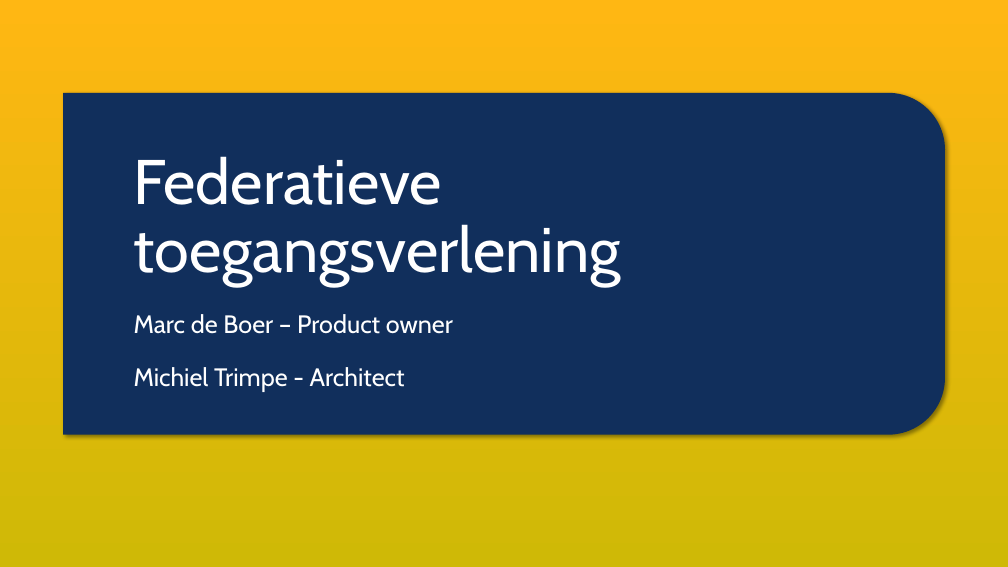
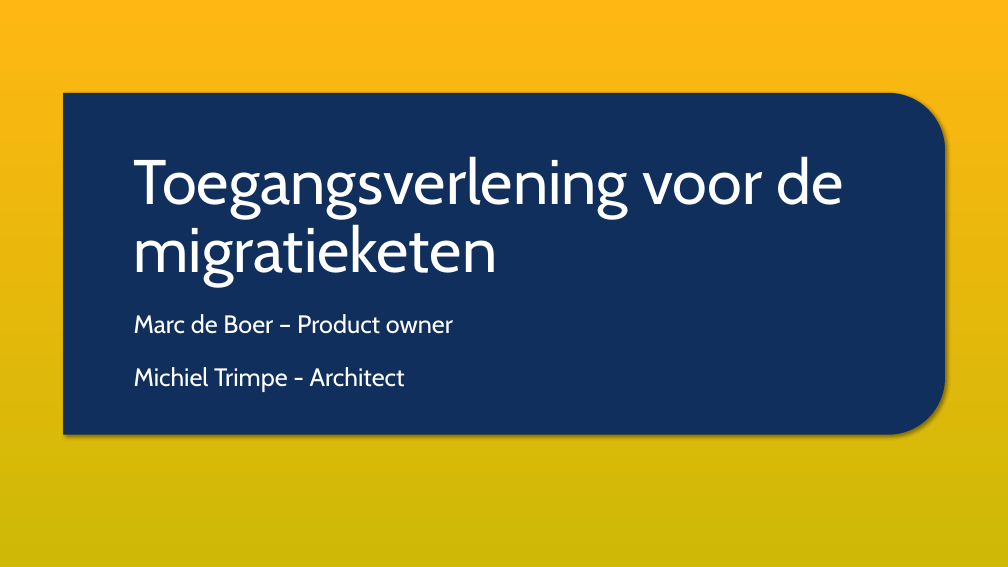
Before and after one commit to VNG-Realisatie/ftv, a slide deck: slide 1 of static/documents/20261118-keten-privacy-officers-JenV.pptx. Drawn at 1008x567 pixels with LibreOffice and Linux fonts; fonts in the diff are those of the drawing; background and template pictures are left out. Boxes give left, top, right and bottom in pixels: in the first picture for what was removed or moved away, otherwise in the second. Text is boxed around its words. In the diff, an @@ line names an element or a change of style, - is before the commit and + after.

```diff
--- a/static/documents/20261118-keten-privacy-officers-JenV.pptx
+++ b/static/documents/20261118-keten-privacy-officers-JenV.pptx
@@ title at (134,156,844,287): text changed @@
-Federatieve toegangsverlening
+Toegangsverlening voor de migratieketen
```
Also in this commit, not shown: 4 other slides changed, 1 slide removed, 1 other file.
